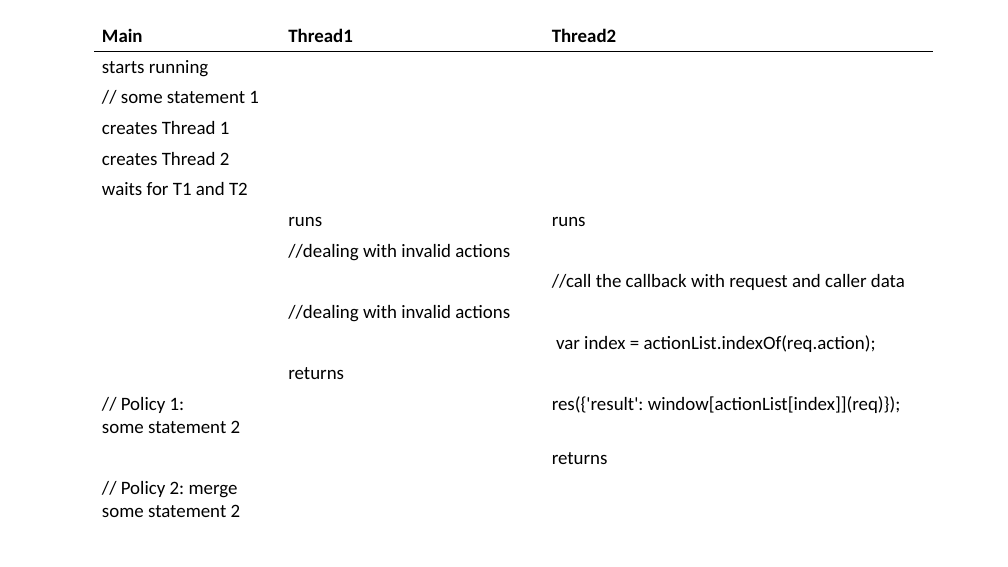
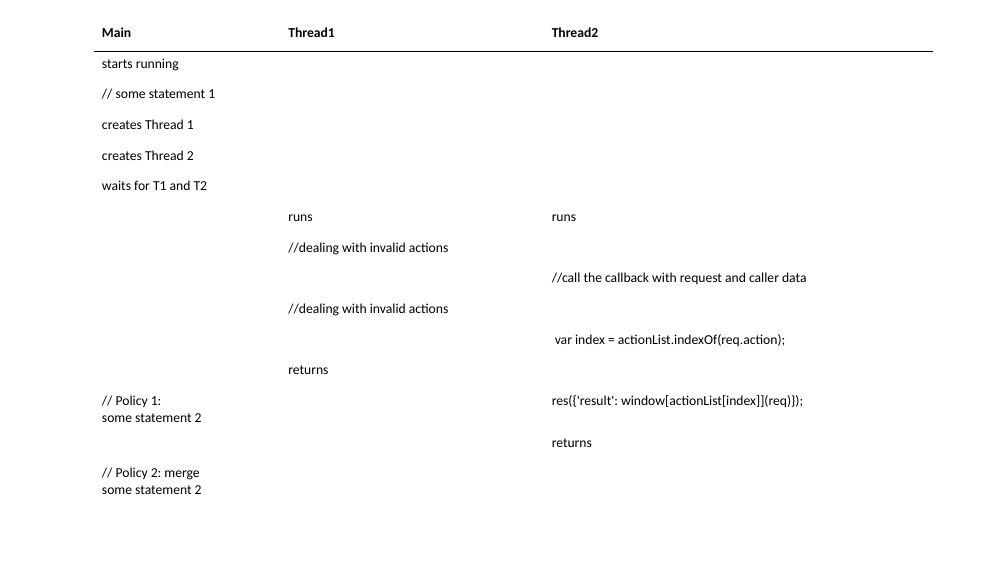
Before and after one commit to Suuuuuzy/run_JSCPG, a slide deck: slide 14 of graphs.pptx. Drawn at 1008x567 pixels with LibreOffice and Linux fonts; fonts in the diff are those of the drawing. Boxes give left, top, right and bottom in pixels: in the first picture for what was removed or moved away, otherwise in the second. Text is boxed around its words. In the diff, an @@ line names an element or a change of style, - is before the commit and + after.

```diff
--- a/graphs.pptx
+++ b/graphs.pptx
@@ table at box(95, 21, 933, 526) @@
@@ size 18 to 13 pt @@
```
Also in this commit, not shown: 9 other slides changed, 3 other files.
